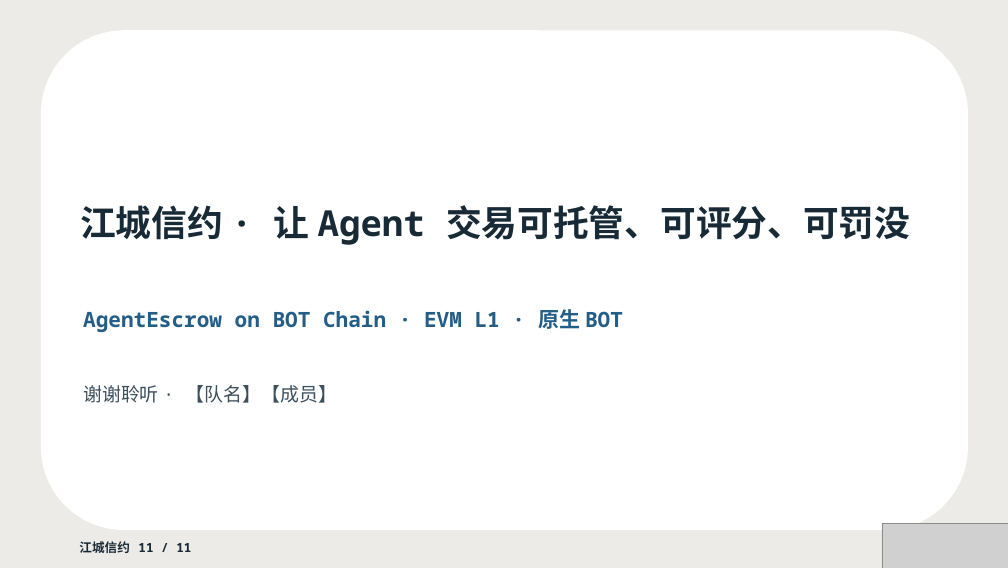
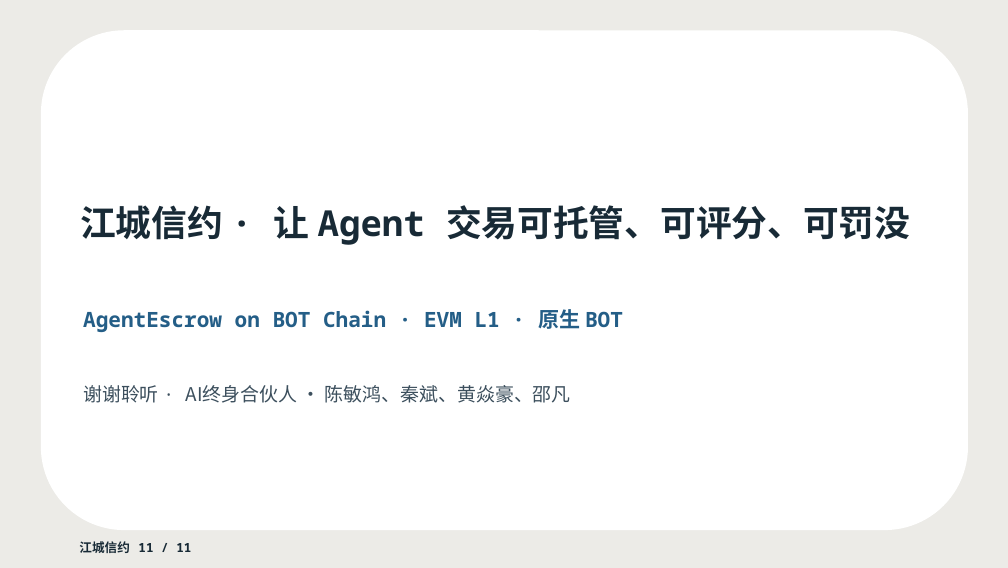
Before and after one commit to c13829663320-debug/wuhan-agent-escrow, a slide deck: slide 11 of docs/pitch.pptx. Drawn at 1008x568 pixels with LibreOffice and Linux fonts; fonts in the diff are those of the drawing; grey boxes stand for pictures. Boxes give left, top, right and bottom in pixels: in the first picture for what was removed or moved away, otherwise in the second. Text is boxed around its words. In the diff, an @@ line names an element or a change of style, - is before the commit and + after.

Commit message:
docs: 修正项目三尾页占位符为队名/成员，移除尾页AI水印

```diff
--- a/docs/pitch.pptx
+++ b/docs/pitch.pptx
@@ text at [83, 385, 571, 403]: text changed @@
-谢谢聆听 · 【队名】【成员】
+谢谢聆听 · AI终身合伙人 · 陈敏鸿、秦斌、黄焱豪、邵凡
@@ picture removed at [882, 523, 1007, 568] @@
```
